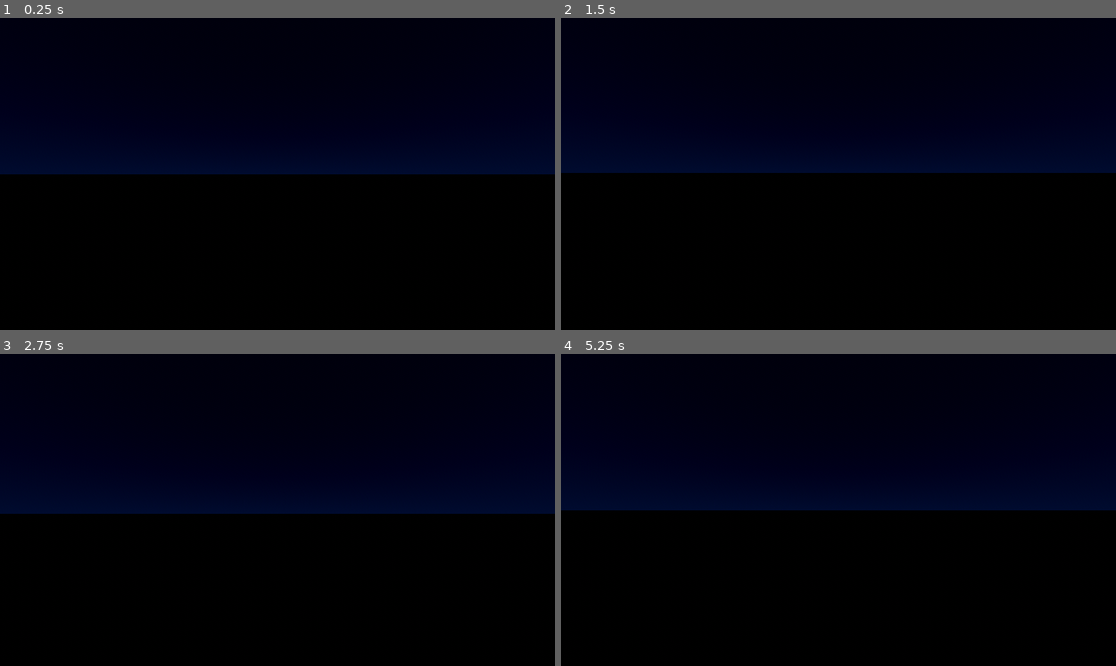
Above: before the commit, frames 1-4 (two rows, left to right).
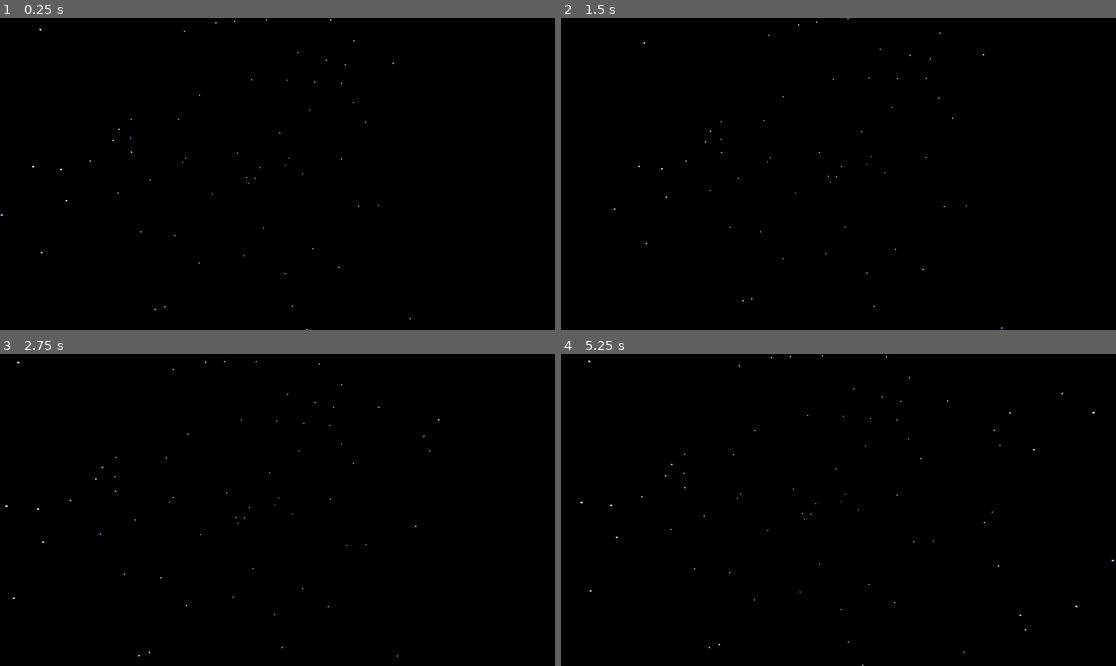
Above: after the commit, the same moments.

Repository: Girivar029/shoot-the-stars
Game: Godot game, scene res://Scenes/main.tscn
Same seed, same stepped clock (60 frames per second), same inputs: the game is played once before the commit and once after it. The project has no main scene, so this scene is started directly.
Inputs (mouse positions are in pixels of both pictures, inside the frame that each line leads up to):
- Up to frame 1 (0.25 s): no input
- Up to frame 2 (1.5 s): tap Enter at 0.5 s; move the mouse to (866, 174) at 0.52 s; hold Tab (ui_focus_next) 0.53-1.28 s; hold Page Up (ui_page_up) from 0.53 s (still down); click (866, 174) at 0.6 s; tap Space at 1.25 s; move the mouse to (810, 174) at 1.27 s; tap Tab (ui_focus_next) at 1.35 s
- Up to frame 3 (2.75 s): keep holding Page Up (ui_page_up); click (249, 510) at 1.55 s; tap Enter at 2 s; move the mouse to (288, 503) at 2.02 s; hold Tab (ui_focus_next) from 2.03 s (still down); click (288, 503) at 2.1 s
- Up to frame 4 (5.25 s): keep holding Page Up (ui_page_up); tap Space at 2.75, 4.25 s; move the mouse to (832, 516) at 2.77 s; release Tab (ui_focus_next) at 2.78 s; tap Tab (ui_focus_next) at 2.85 s; click (832, 516) at 3.05 s; tap Enter at 3.5 s; move the mouse to (877, 513) at 3.52 s; hold Tab (ui_focus_next) 3.53-4.28 s; tap Alt at 3.6 s; move the mouse to (794, 506) at 4.27 s; tap Shift at 4.35 s; click (794, 506) at 4.55 s; move the mouse to (844, 510) at 5.02 s; hold Tab (ui_focus_next) from 5.03 s (still down); click (844, 510) at 5.1 s

The runs differ from the first frame. In frame 1, 19% of the frame differs, in the area x 0-100%, y 0-100%; in frame 2, 19%; in frame 3, 19%; in frame 4, 19%.

Commit message:
bad situation

Diff:
--- a/Scenes/event_spawner.gd
+++ /dev/null
@@ -1,40 +0,0 @@
-extends Node3D
-
-@export var event_scene: PackedScene
-@export var spawn_interval: float = 5.0
-@export var spawn_radius: float = 50.0
-
-var time_since_spawn: float = 0.0
-
-func _ready() -> void:
-	randomize()
-
-
-# Called every frame. 'delta' is the elapsed time since the previous frame.
-func _process(delta: float) -> void:
-	time_since_spawn += delta
-
-	if time_since_spawn >= spawn_interval:
-		spawn_random_event()
-		time_since_spawn = 0.0
-
-func spawn_random_event():
-	if event_scene == null:
-		return
-
-	var event = event_scene.instantiate()
-	add_child(event)
-
-	var angle_h = randf_range(0,2 * PI)
-	var angle_v = randf_range(-PI/4 , PI/2)
-
-	var x = cos(angle_h) * cos(angle_v) * spawn_radius
-	var y = sin(angle_v) * spawn_radius
-	var z = sin(angle_h) * cos(angle_v) * spawn_radius
-
-	event.position = Vector3(x,y,z)
-
-	var rarities = ["common", "common", "common", "uncommon", "uncommon", "rare", "epic", "legendary"]
-	event.rarity = rarities[randi() % rarities.size()]
-
-	print("Spawned event with rarity: ", event.rarity)
--- a/Scenes/main.tscn
+++ b/Scenes/main.tscn
@@ -1,35 +1,38 @@
 [gd_scene load_steps=7 format=3 uid="uid://b0isw3nk2lhd7"]
 
 [ext_resource type="PackedScene" uid="uid://dotfxej66tt28" path="res://Scenes/player.tscn" id="1_jjgbg"]
-[ext_resource type="Script" uid="uid://bjxelp1ssm5gk" path="res://Scenes/event_spawner.gd" id="2_bo1nx"]
-[ext_resource type="PackedScene" uid="uid://defxssikge230" path="res://Scenes/sky.tscn" id="3_8gbba"]
+[ext_resource type="Shader" uid="uid://ctm2rtigtlt7y" path="res://Scripts/night_sky.gdshader" id="2_bo1nx"]
+[ext_resource type="PackedScene" uid="uid://ds1eftpx0fdfs" path="res://Assets/sun_with_2k_textures.glb" id="3_8gbba"]
 
-[sub_resource type="ProceduralSkyMaterial" id="ProceduralSkyMaterial_bo1nx"]
-sky_top_color = Color(0, 0, 0.0627451, 1)
-sky_horizon_color = Color(0, 0.0627451, 0.1882353, 1)
-ground_bottom_color = Color(0.00014731457, 0.000107040534, 7.03984e-05, 1)
-ground_horizon_color = Color(0, 0, 0, 1)
-sun_angle_max = 0.0
+[sub_resource type="ShaderMaterial" id="ShaderMaterial_jjgbg"]
+shader = ExtResource("2_bo1nx")
+shader_parameter/bg_color = Color(0, 0, 0.002, 1)
+shader_parameter/star_density = 0.01
+shader_parameter/star_size = 0.015
+shader_parameter/star_brightness = 1.5
 
-[sub_resource type="Sky" id="Sky_8gbba"]
-sky_material = SubResource("ProceduralSkyMaterial_bo1nx")
+[sub_resource type="Sky" id="Sky_bo1nx"]
+sky_material = SubResource("ShaderMaterial_jjgbg")
 
-[sub_resource type="Environment" id="Environment_jjvhh"]
+[sub_resource type="Environment" id="Environment_8gbba"]
 background_mode = 2
-sky = SubResource("Sky_8gbba")
+sky = SubResource("Sky_bo1nx")
+glow_enabled = true
+glow_strength = 1.2
+glow_bloom = 0.3
 
 [node name="main" type="Node3D"]
 
+[node name="WorldEnvironment" type="WorldEnvironment" parent="."]
+environment = SubResource("Environment_8gbba")
+
 [node name="player" parent="." instance=ExtResource("1_jjgbg")]
+transform = Transform3D(1, 0, 0, 0, 1, 0, 0, 0, 1, -282.82907, 0, 0)
 
-[node name="WorldEnvironment" type="WorldEnvironment" parent="."]
-environment = SubResource("Environment_jjvhh")
+[node name="Sketchfab_Scene" parent="." instance=ExtResource("3_8gbba")]
+transform = Transform3D(1000, 0, 0, 0, 1000, 0, 0, 0, 1000, 0, 0, -219)
 
-[node name="DirectionalLight3D" type="DirectionalLight3D" parent="."]
-transform = Transform3D(1, 0, 0, 0, 1, 0, 0, 0, 1, 0, 25.53651, 0)
-light_color = Color(0.0034225776, 0.19014966, 0.7958451, 1)
-light_energy = 0.15
-
-[node name="EventSpawner" type="Node3D" parent="."]
-script = ExtResource("2_bo1nx")
-event_scene = ExtResource("3_8gbba")
+[node name="OmniLight3D" type="OmniLight3D" parent="."]
+transform = Transform3D(1, 0, 0, 0, 1, 0, 0, 0, 1, 0, 0, -342.65817)
+light_color = Color(0.9305481, 0.6949455, 0, 1)
+omni_range = 2000.0
--- a/Scenes/sky.tscn
+++ /dev/null
@@ -1,42 +0,0 @@
-[gd_scene load_steps=7 format=3 uid="uid://defxssikge230"]
-
-[ext_resource type="Script" uid="uid://c4t4h1stgplnf" path="res://Scripts/sky.gd" id="1_gc8rc"]
-
-[sub_resource type="SphereMesh" id="SphereMesh_ku5nx"]
-
-[sub_resource type="StandardMaterial3D" id="StandardMaterial3D_ya3vs"]
-albedo_color = Color(0.9737062, 0.9693845, 1.540184e-06, 1)
-emission_enabled = true
-emission = Color(1, 1, 0.3764706, 1)
-
-[sub_resource type="ParticleProcessMaterial" id="ParticleProcessMaterial_gc8rc"]
-direction = Vector3(-1, 0, 0)
-initial_velocity_min = 5.0
-initial_velocity_max = 10.0
-color = Color(0.88684916, 0.8874804, 0.49845326, 0.7058824)
-
-[sub_resource type="StandardMaterial3D" id="StandardMaterial3D_ku5nx"]
-transparency = 1
-vertex_color_use_as_albedo = true
-albedo_color = Color(0.9492555, 0.9411079, 0, 1)
-emission_enabled = true
-emission = Color(1, 0.9764706, 0.44705883, 1)
-emission_energy_multiplier = 4.0
-billboard_mode = 1
-
-[sub_resource type="QuadMesh" id="QuadMesh_ya3vs"]
-material = SubResource("StandardMaterial3D_ku5nx")
-size = Vector2(0.3, 0.3)
-
-[node name="sky" type="Node3D"]
-script = ExtResource("1_gc8rc")
-
-[node name="MeshInstance3D" type="MeshInstance3D" parent="."]
-transform = Transform3D(0.5, 0, 0, 0, 0.5, 0, 0, 0, 0.5, 0, 0, 0)
-mesh = SubResource("SphereMesh_ku5nx")
-surface_material_override/0 = SubResource("StandardMaterial3D_ya3vs")
-
-[node name="GPUParticles3D" type="GPUParticles3D" parent="."]
-amount = 25
-process_material = SubResource("ParticleProcessMaterial_gc8rc")
-draw_pass_1 = SubResource("QuadMesh_ya3vs")
--- /dev/null
+++ b/Scripts/night_sky.gdshader
@@ -0,0 +1,50 @@
+shader_type sky;
+
+uniform vec3 bg_color : source_color = vec3(0.0, 0.0, 0.002);
+uniform float star_density = 0.18;
+uniform float star_size = 0.015;
+uniform float star_brightness = 2.8;
+
+float hash(vec2 p) {
+    return fract(sin(dot(p, vec2(127.1, 311.7))) * 43758.5453);
+}
+
+vec3 get_star_color(float h) {
+    if(h < 0.1) return vec3(0.5, 0.6, 1.0);
+    else if(h < 0.2) return vec3(0.6, 0.7, 1.0);
+    else if(h < 0.3) return vec3(0.7, 0.8, 1.0);
+    else if(h < 0.4) return vec3(0.8, 0.9, 1.0);
+    else if(h < 0.5) return vec3(1.0, 1.0, 1.0);
+    else if(h < 0.6) return vec3(1.0, 0.98, 0.9);
+    else if(h < 0.7) return vec3(1.0, 0.95, 0.8);
+    else if(h < 0.85) return vec3(1.0, 0.9, 0.7);
+    else return vec3(1.0, 0.75, 0.5);
+}
+
+void sky() {
+    vec3 d = normalize(EYEDIR);
+
+    vec2 uv = vec2(atan(d.z, d.x), acos(d.y)) * 4.0;
+    vec3 color = bg_color;
+
+    vec2 grid = floor(uv * 15.0);
+
+    for(int x = -1; x <= 1; x++) {
+        for(int y = -1; y <= 1; y++) {
+            vec2 cell = grid + vec2(float(x), float(y));
+            float h = hash(cell);
+
+            if(h > (1.0 - star_density)) {
+                vec2 star_pos = cell / 15.0 + vec2(hash(cell + 1.0), hash(cell + 2.0)) * 0.1;
+                vec2 diff = uv - star_pos;
+                float dist = length(diff);
+
+                float star = smoothstep(star_size, 0.0, dist);
+                vec3 star_col = get_star_color(hash(cell + 3.0));
+                color += star_col * star * star_brightness;
+            }
+        }
+    }
+
+    COLOR = color;
+}
--- a/Scripts/player_movement.gd
+++ b/Scripts/player_movement.gd
@@ -1,8 +1,20 @@
 extends Node3D
 
 @export var mouse_sensitivity := 0.1
+@export var max_speed := 50.0
+@export var acceleration := 30.0
+@export var deceleration := 25.0
+@export var boost_multiplier := 2.0
+@export var boost_drain_rate := 50.0
+@export var boost_recharge_rate := 30.0
+
 var yaw := 0.0
 var pitch := 0.0
+var velocity := Vector3.ZERO
+var current_boost := 100.0
+var max_boost := 100.0
+var is_boosting := false
+var current_speed := 0.0
 
 func _ready():
 	Input.set_mouse_mode(Input.MOUSE_MODE_CAPTURED)
@@ -21,6 +33,67 @@
 		rotation_degrees.y = yaw
 		$Camera3D.rotation_degrees.x = pitch
 
-func _process(_delta):
+func _process(delta):
 	if Input.is_action_just_pressed("take_picture"):
-		print("Picture taken!")  # Placeholder action for picture capture
+		print("Picture taken!")
+
+	handle_boost(delta)
+	handle_movement(delta)
+	apply_velocity(delta)
+
+func handle_boost(delta):
+	if Input.is_action_pressed("ui_focus_next"):
+		if current_boost > 0:
+			is_boosting = true
+			current_boost -= boost_drain_rate * delta
+			if current_boost < 0:
+				current_boost = 0
+				is_boosting = false
+		else:
+			is_boosting = false
+	else:
+		is_boosting = false
+		if current_boost < max_boost:
+			current_boost += boost_recharge_rate * delta
+			if current_boost > max_boost:
+				current_boost = max_boost
+
+func handle_movement(delta):
+	var input_dir = Vector3.ZERO
+	var camera_basis = get_global_transform().basis
+
+	if Input.is_action_pressed("ui_up"):
+		input_dir += -camera_basis.z
+	if Input.is_action_pressed("ui_down"):
+		input_dir += camera_basis.z
+	if Input.is_action_pressed("ui_left"):
+		input_dir += -camera_basis.x
+	if Input.is_action_pressed("ui_right"):
+		input_dir += camera_basis.x
+
+	if Input.is_action_pressed("ui_page_up"):
+		input_dir += camera_basis.y
+	if Input.is_action_pressed("ui_page_down"):
+		input_dir += -camera_basis.y
+
+	input_dir = input_dir.normalized()
+
+	var target_speed = max_speed
+	if is_boosting:
+		target_speed = max_speed * boost_multiplier
+
+	if input_dir != Vector3.ZERO:
+		current_speed = move_toward(current_speed, target_speed, acceleration * delta)
+		velocity = input_dir * current_speed
+	else:
+		current_speed = move_toward(current_speed, 0.0, deceleration * delta)
+		velocity = velocity.normalized() * current_speed
+
+func apply_velocity(delta):
+	global_position += velocity * delta
+
+func get_speed_percentage():
+	return (current_speed / max_speed) * 100.0
+
+func get_boost_percentage():
+	return (current_boost / max_boost) * 100.0
--- a/Scripts/sky.gd
+++ /dev/null
@@ -1,29 +0,0 @@
-extends Node3D
-
-enum EventType { SHOOTING_STAR, AURORA, SATELLITE, COMET}
-
-@export var event_type: EventType =  EventType.SHOOTING_STAR
-@export var rarity: String = "common"
-@export var move_speed: float = 5.0
-
-
-func _ready() -> void:
-	match event_type:
-		EventType.SHOOTING_STAR:
-			setup_shooting_star()
-		EventType.AURORA:
-			setup_aurora()
-
-func setup_shooting_star():
-	pass
-
-func setup_aurora():
-	pass
-
-
-func _process(delta: float) -> void:
-	if event_type == EventType.SHOOTING_STAR:
-		position.x += move_speed * delta
-
-		if position.x > 100:
-			queue_free()
--- a/project.godot
+++ b/project.godot
@@ -20,6 +20,38 @@
 
 [input]
 
+ui_left={
+"deadzone": 0.5,
+"events": [Object(InputEventKey,"resource_local_to_scene":false,"resource_name":"","device":0,"window_id":0,"alt_pressed":false,"shift_pressed":false,"ctrl_pressed":false,"meta_pressed":false,"pressed":false,"keycode":4194319,"physical_keycode":0,"key_label":0,"unicode":0,"location":0,"echo":false,"script":null)
+, Object(InputEventJoypadButton,"resource_local_to_scene":false,"resource_name":"","device":0,"button_index":13,"pressure":0.0,"pressed":false,"script":null)
+, Object(InputEventJoypadMotion,"resource_local_to_scene":false,"resource_name":"","device":0,"axis":0,"axis_value":-1.0,"script":null)
+, Object(InputEventKey,"resource_local_to_scene":false,"resource_name":"","device":-1,"window_id":0,"alt_pressed":false,"shift_pressed":false,"ctrl_pressed":false,"meta_pressed":false,"pressed":false,"keycode":0,"physical_keycode":65,"key_label":0,"unicode":97,"location":0,"echo":false,"script":null)
+]
+}
+ui_right={
+"deadzone": 0.5,
+"events": [Object(InputEventKey,"resource_local_to_scene":false,"resource_name":"","device":0,"window_id":0,"alt_pressed":false,"shift_pressed":false,"ctrl_pressed":false,"meta_pressed":false,"pressed":false,"keycode":4194321,"physical_keycode":0,"key_label":0,"unicode":0,"location":0,"echo":false,"script":null)
+, Object(InputEventJoypadButton,"resource_local_to_scene":false,"resource_name":"","device":0,"button_index":14,"pressure":0.0,"pressed":false,"script":null)
+, Object(InputEventJoypadMotion,"resource_local_to_scene":false,"resource_name":"","device":0,"axis":0,"axis_value":1.0,"script":null)
+, Object(InputEventKey,"resource_local_to_scene":false,"resource_name":"","device":-1,"window_id":0,"alt_pressed":false,"shift_pressed":false,"ctrl_pressed":false,"meta_pressed":false,"pressed":false,"keycode":0,"physical_keycode":68,"key_label":0,"unicode":100,"location":0,"echo":false,"script":null)
+]
+}
+ui_up={
+"deadzone": 0.5,
+"events": [Object(InputEventKey,"resource_local_to_scene":false,"resource_name":"","device":0,"window_id":0,"alt_pressed":false,"shift_pressed":false,"ctrl_pressed":false,"meta_pressed":false,"pressed":false,"keycode":4194320,"physical_keycode":0,"key_label":0,"unicode":0,"location":0,"echo":false,"script":null)
+, Object(InputEventJoypadButton,"resource_local_to_scene":false,"resource_name":"","device":0,"button_index":11,"pressure":0.0,"pressed":false,"script":null)
+, Object(InputEventJoypadMotion,"resource_local_to_scene":false,"resource_name":"","device":0,"axis":1,"axis_value":-1.0,"script":null)
+, Object(InputEventKey,"resource_local_to_scene":false,"resource_name":"","device":-1,"window_id":0,"alt_pressed":false,"shift_pressed":false,"ctrl_pressed":false,"meta_pressed":false,"pressed":false,"keycode":0,"physical_keycode":87,"key_label":0,"unicode":119,"location":0,"echo":false,"script":null)
+]
+}
+ui_down={
+"deadzone": 0.5,
+"events": [Object(InputEventKey,"resource_local_to_scene":false,"resource_name":"","device":0,"window_id":0,"alt_pressed":false,"shift_pressed":false,"ctrl_pressed":false,"meta_pressed":false,"pressed":false,"keycode":4194322,"physical_keycode":0,"key_label":0,"unicode":0,"location":0,"echo":false,"script":null)
+, Object(InputEventJoypadButton,"resource_local_to_scene":false,"resource_name":"","device":0,"button_index":12,"pressure":0.0,"pressed":false,"script":null)
+, Object(InputEventJoypadMotion,"resource_local_to_scene":false,"resource_name":"","device":0,"axis":1,"axis_value":1.0,"script":null)
+, Object(InputEventKey,"resource_local_to_scene":false,"resource_name":"","device":-1,"window_id":0,"alt_pressed":false,"shift_pressed":false,"ctrl_pressed":false,"meta_pressed":false,"pressed":false,"keycode":0,"physical_keycode":83,"key_label":0,"unicode":115,"location":0,"echo":false,"script":null)
+]
+}
 take_picture={
 "deadzone": 0.2,
 "events": [Object(InputEventMouseButton,"resource_local_to_scene":false,"resource_name":"","device":-1,"window_id":0,"a …(253 unchanged characters)…
Not shown, added: Assets/earth.glb.import
Binary file added: Assets/earth_0.png
Not shown, added: Assets/earth_0.png.import
Binary file added: Assets/earth_1.png
Not shown, added: Assets/earth_1.png.import
Not shown, added: Assets/earth_2.png.import
Binary file added: Assets/earth_3.png
Not shown, added: Assets/earth_3.png.import
Binary file added: Assets/earth_4.jpg
Not shown, added: Assets/earth_4.jpg.import
Not shown, added: Assets/mars_with_moons.glb.import
Binary file added: Assets/mars_with_moons_0.png
(and 47 more such lines)
